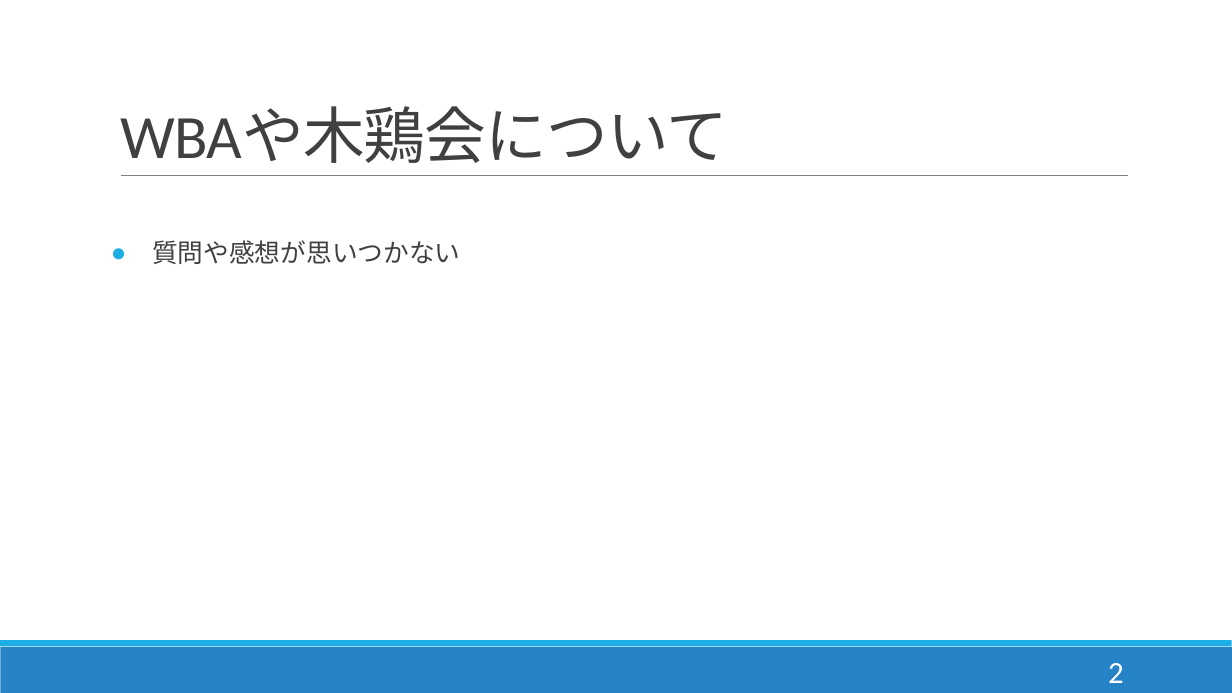
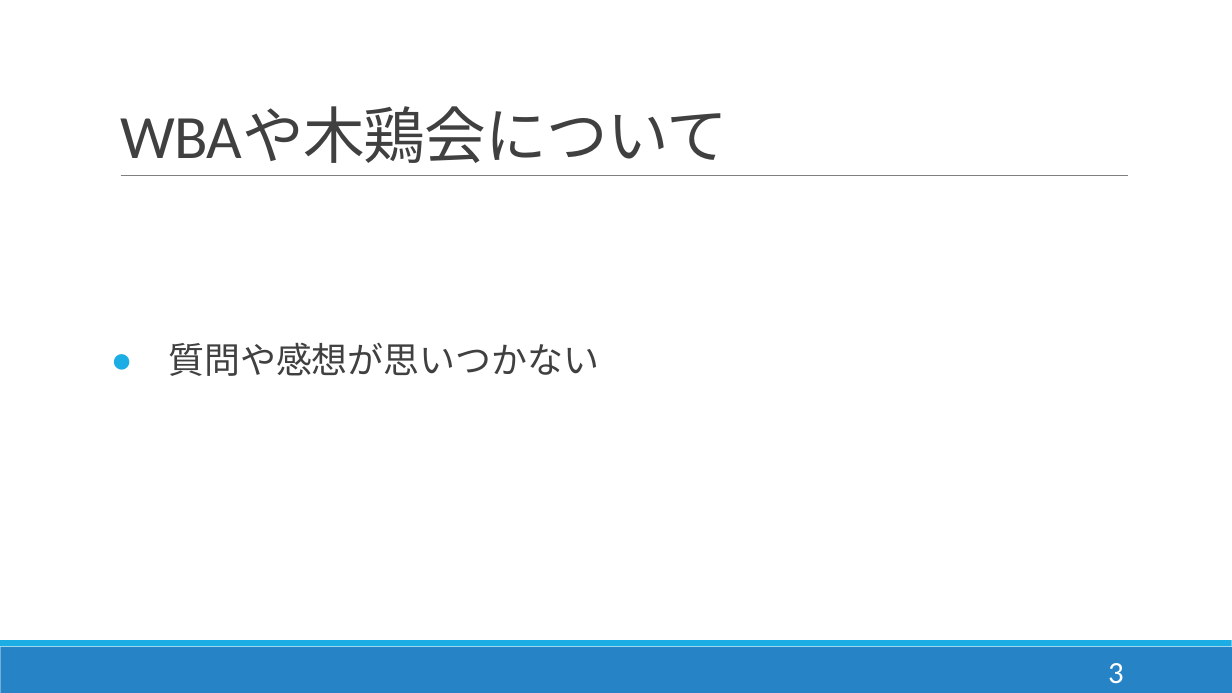
Before and after one commit to y-aiyoshizawa/1st-training, a slide deck: slide 4 of プレゼン/成果発表(相吉澤).pptx (slide 3 before the commit). Drawn at 1232x693 pixels with LibreOffice and Linux fonts; fonts in the diff are those of the drawing. Boxes give left, top, right and bottom in pixels: in the first picture for what was removed or moved away, otherwise in the second. Text is boxed around its words. In the diff, an @@ line names an element or a change of style, - is before the commit and + after.

```diff
--- a/プレゼン/成果発表(相吉澤).pptx
+++ b/プレゼン/成果発表(相吉澤).pptx
@@ text "質問や感想が思いつかない" at (168,343,599,376): size 20 to 28 pt @@
@@ page number at (1108,663,1124,683): text changed @@
-2
+3
```
Also in this commit, not shown: 6 other slides changed, 2 slides added.
